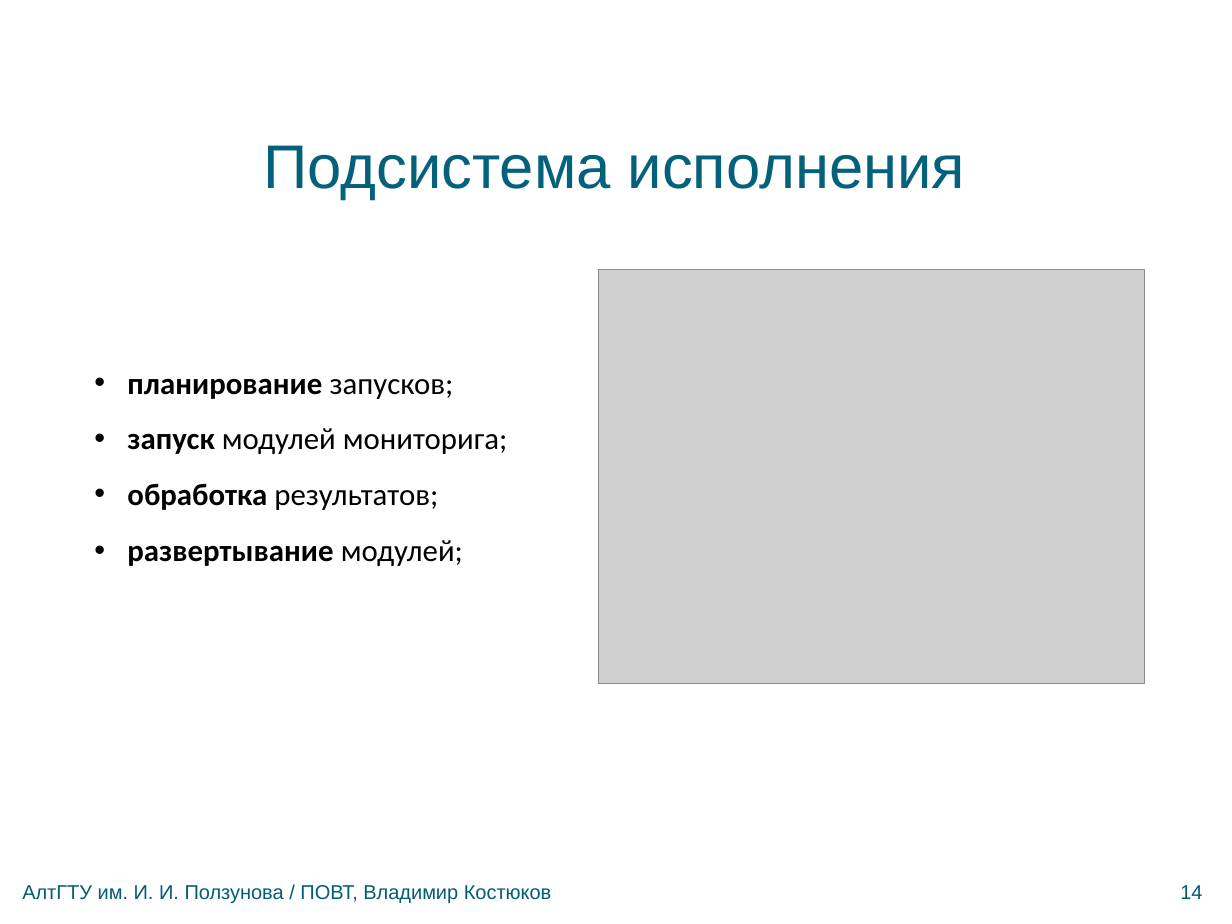
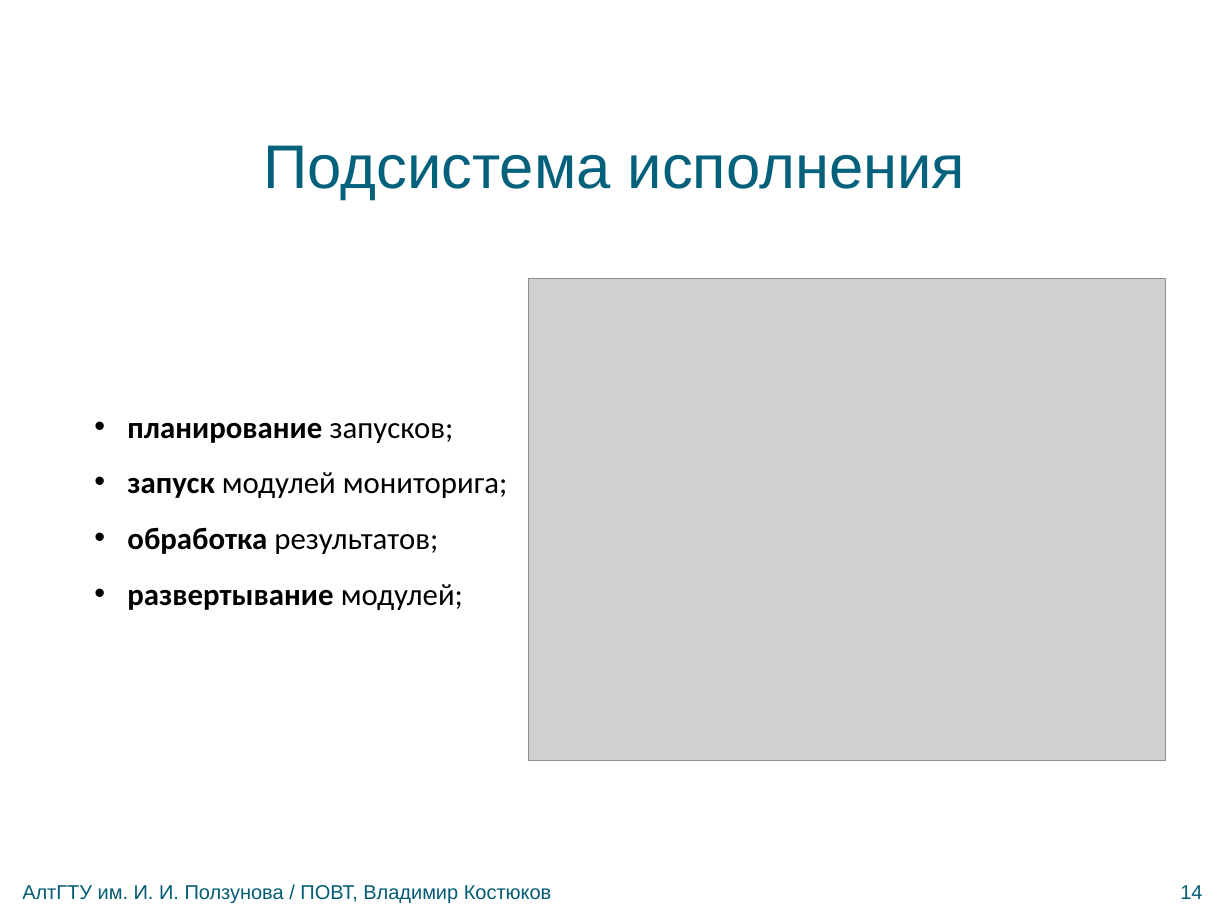
Before and after one commit to bluerain/snoopy, a slide deck: slide 14 of diploma/trunk/ppt/kostyukov.pptx. Drawn at 1232x924 pixels with LibreOffice and Linux fonts; fonts in the diff are those of the drawing; grey boxes stand for pictures; background and template pictures are left out. Boxes give left, top, right and bottom in pixels: in the first picture for what was removed or moved away, otherwise in the second. Text is boxed around its words. In the diff, an @@ line names an element or a change of style, - is before the commit and + after.

```diff
--- a/diploma/trunk/ppt/kostyukov.pptx
+++ b/diploma/trunk/ppt/kostyukov.pptx
@@ picture: place and size @@
-picture at <box>599,269,1146,683</box>
+picture at <box>529,278,1165,760</box>
@@ text "планирование запусков;": place and size @@
-text "планирование запусков;" at <box>127,378,508,566</box>
+text "планирование запусков;" at <box>127,422,508,610</box>
```
Also in this commit, not shown: 7 other slides changed, 3 other files.
